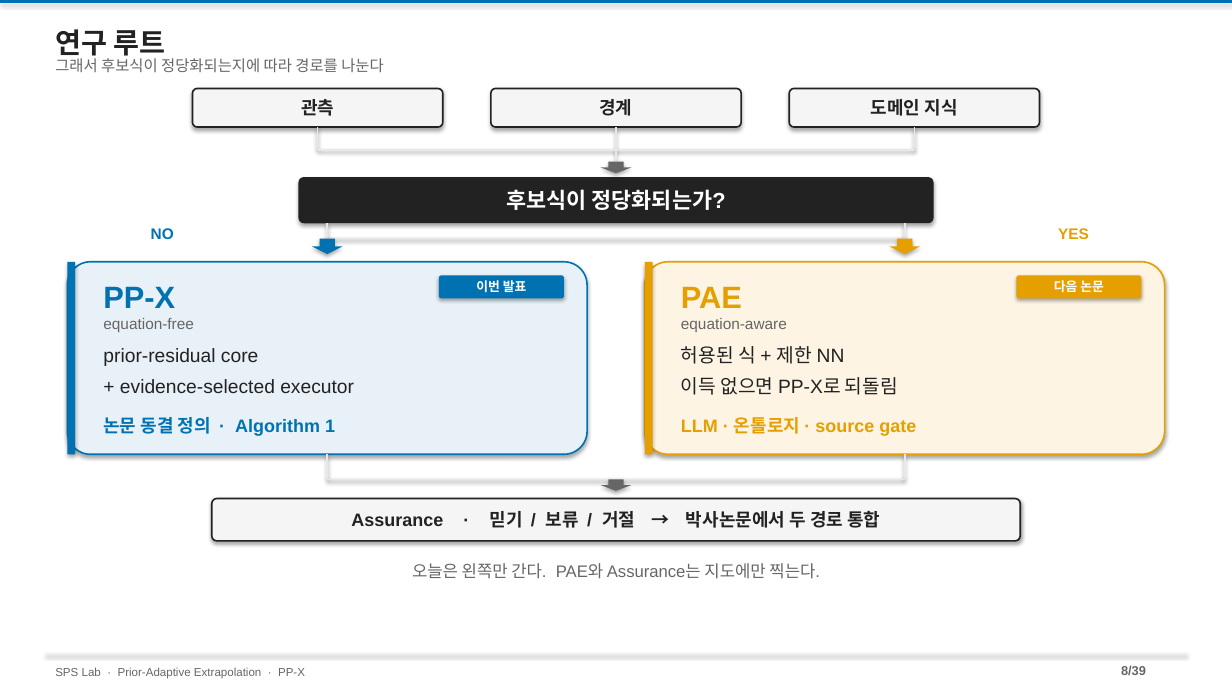
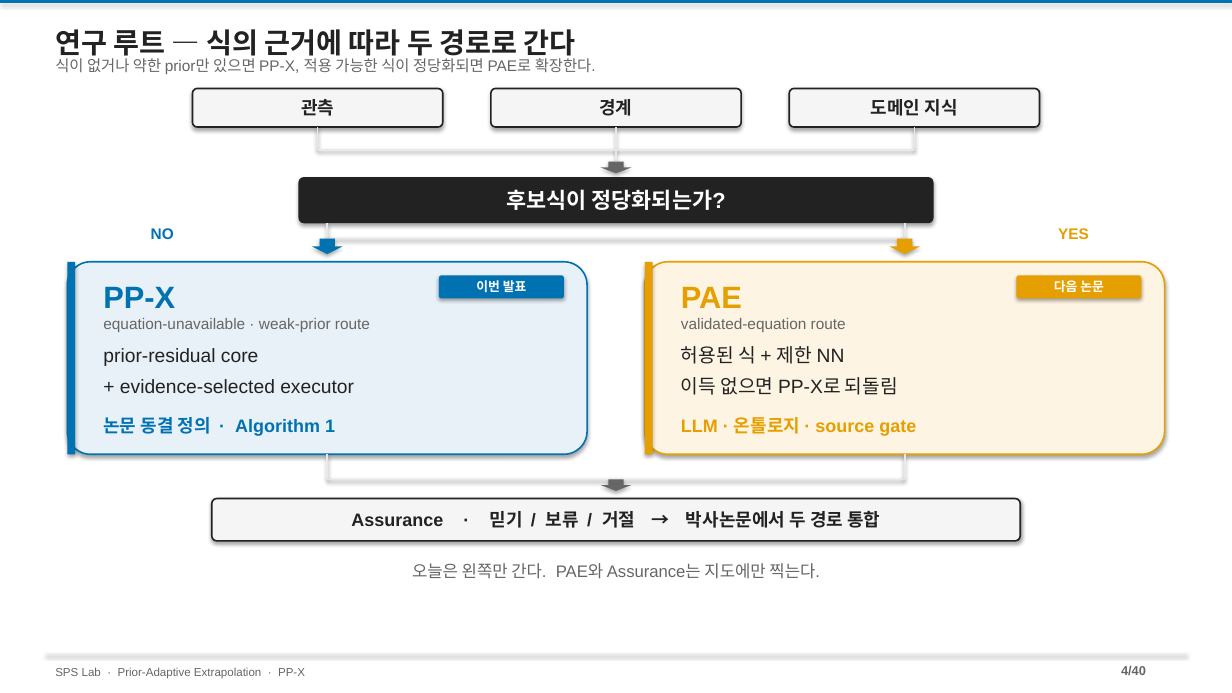
Before and after one commit to amumujs-create/pp-extrapolation, a slide deck: slide 4 of ppt/PP-X_Research_Detailed_v2.pptx (slide 8 before the commit). Drawn at 1232x693 pixels with LibreOffice and Linux fonts; fonts in the diff are those of the drawing. Boxes give left, top, right and bottom in pixels: in the first picture for what was removed or moved away, otherwise in the second. Text is boxed around its words. In the diff, an @@ line names an element or a change of style, - is before the commit and + after.

```diff
--- a/ppt/PP-X_Research_Detailed_v2.pptx
+++ b/ppt/PP-X_Research_Detailed_v2.pptx
@@ text at (55, 29, 576, 61): text changed @@
-연구 루트
+연구 루트 — 식의 근거에 따라 두 경로로 간다
@@ text at (55, 58, 596, 74): text changed @@
-그래서 후보식이 정당화되는지에 따라 경로를 나눈다
+식이 없거나 약한 prior만 있으면 PP-X, 적용 가능한 식이 정당화되면 PAE로 확장한다.
@@ text at (103, 318, 370, 332): text changed @@
-equation-free
+equation-unavailable · weak-prior route
@@ text at (681, 318, 846, 332): text changed @@
-equation-aware
+validated-equation route
@@ text at (1121, 666, 1146, 675): text changed @@
-8/39
+4/40
```
Also in this commit, not shown: 37 other slides changed, 1 slide added, 5 other files.
